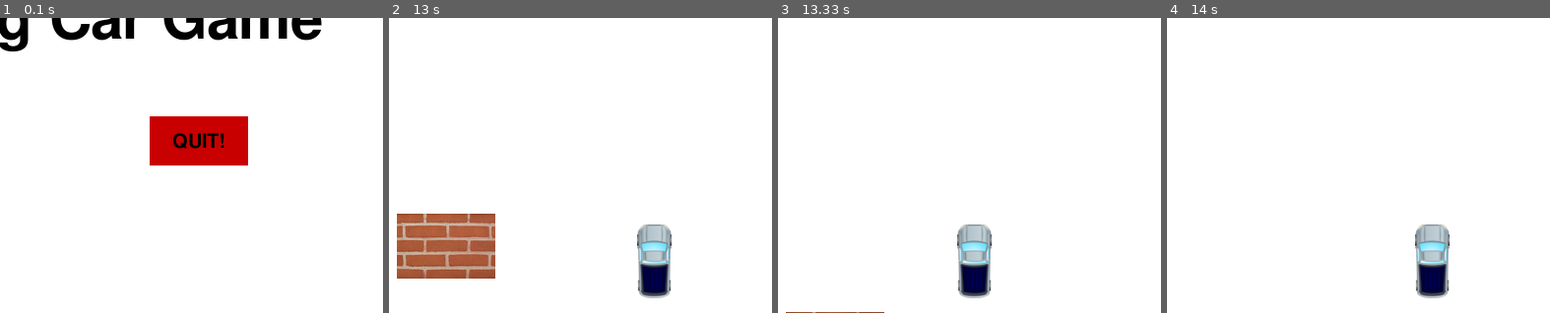
Above: before the commit, frames 1-4 (left to right).
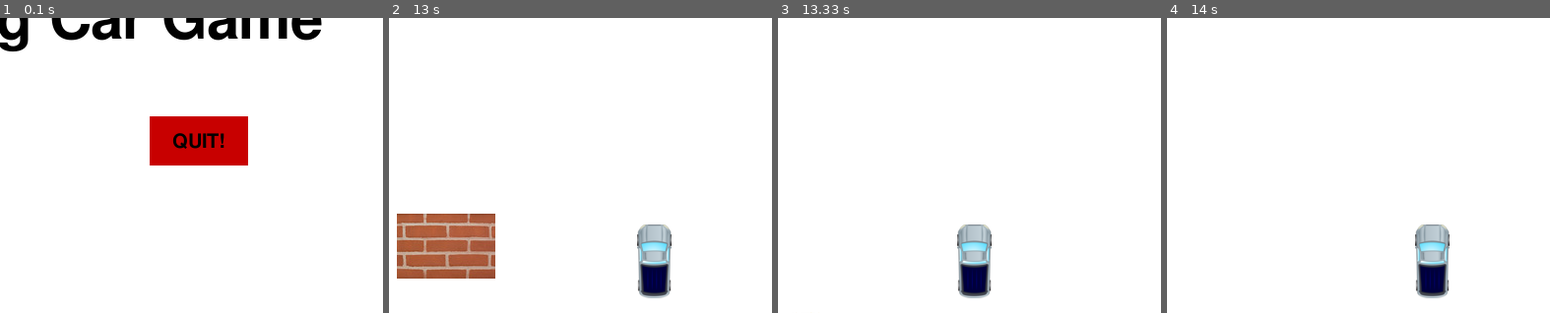
Above: after the commit, the same moments.

Repository: yan-ren/Pygame_playground
Game: pygame game, started from racing_car/racing.py
The game is run twice, just before and just after one commit, with the same random seed, the same clock (stepped at 60 frames per second) and the same inputs.
Inputs (mouse positions are % of the whole screen's width and height, from its top left):
- Up to frame 1 (0.1 s): no input
- Up to frame 2 (13 s): click "GO!" at 0.38 s; click "Double Players" at 0.72 s; hold A 1-1.53 s; hold Left 1-1.53 s; move the mouse to (34, 74) at 1.03 s; hold Left 1.57-2.1 s; hold A 1.57-2.1 s; hold Left 2.13-2.53 s; hold A 2.13-2.53 s; hold Right 2.57-3.2 s; hold D 2.57-3.2 s; hold Left 3.23-3.7 s; hold A 3.23-3.7 s; hold Right 3.73-4.2 s; hold D 3.73-4.2 s; hold Right 4.23-4.7 s; hold D 4.23-4.7 s; click "Level: 1" at 4.78 s; hold Left 5.07-5.6 s; hold A 5.07-5.6 s; hold Left 5.63-6.03 s; hold A 5.63-6.03 s; hold Right 6.07-6.7 s; hold D 6.07-6.7 s; hold Left 6.73-7.2 s; hold A 6.73-7.2 s; hold Right 7.23-7.7 s; hold D 7.23-7.7 s; hold Right 7.73-8.2 s; hold D 7.73-8.2 s; hold Left 8.23-8.77 s; hold A 8.23-8.77 s; hold Left 8.8-9.2 s; hold A 8.8-9.2 s; hold Right 9.23-9.87 s; hold D 9.23-9.87 s; hold Left 9.9-10.37 s; hold A 9.9-10.37 s; hold Right 10.4-10.87 s; hold D 10.4-10.87 s; hold Right 10.9-11.37 s; hold D 10.9-11.37 s; hold Left 11.4-11.93 s; hold A 11.4-11.93 s; hold Left 11.97-12.37 s; hold A 11.97-12.37 s; hold Right from 12.4 s (still down); hold D from 12.4 s (still down)
- Up to frame 3 (13.33 s): release Right at 13.03 s; release D at 13.03 s; hold Left from 13.07 s (still down); hold A from 13.07 s (still down)
- Up to frame 4 (14 s): release Left at 13.53 s; release A at 13.53 s; hold Right from 13.57 s (still down); hold D from 13.57 s (still down)
The pictures show only the part of the screen within x 45-95%, y 50-100%; the shares and areas given below are measured in that part.

Frames 1-2 are identical in both runs. In frame 3, less than 0.1% of the frame differs, in the area x 2-28%, y 99-100%; in frame 4, nothing differs.

Commit message:
fix two cars crash one same block at same time issue

Diff:
--- a/racing_car/racing.py
+++ b/racing_car/racing.py
@@ -5,12 +5,14 @@
 from modules.car import Car
 from modules.block import Block
 
-
+# pygame settings
 pygame.init()
 pygame.mixer.music.load("audio/HandClap.wav")
 display = pygame.display.set_mode((WINDOW_WIDTH, WINDOW_HEIGHT))
 pygame.display.set_caption('Race Car')
 pygame.display.set_icon(pygame.image.load('img/car_icon.png').convert_alpha())
+
+# load image
 car1_img = pygame.image.load('img/car1.png').convert_alpha()
 car2_img = pygame.image.load('img/car2.png').convert_alpha()
 explosion_img = pygame.image.load('img/explosion.png').convert_alpha()
@@ -19,10 +21,8 @@
 
 # Global Variable
 crash_sound = pygame.mixer.Sound("audio/Crash.wav")
-horn_sound = pygame.mixer.Sound("audio/horn.wav")
 clock = pygame.time.Clock()
 start_time = None
-# game object
 car1 = None
 car2 = None
 block_list = []
@@ -348,8 +348,20 @@
 
 
 def check_crash(car, blocks):
+    """method checks if one car crashes on one block"""
+
     for b in blocks:
         if utils.crash_detection(car, b) and not b.crashed:
+            b.crashed = True
+            return True
+    return False
+
+
+def check_two_cars_crash(car1, car2, blocks):
+    """method checks if two cars crash on the same block at the same time"""
+
+    for b in blocks:
+        if utils.crash_detection(car1, b) and utils.crash_detection(car2, b) and not b.crashed:
             b.crashed = True
             return True
     return False
@@ -484,43 +496,45 @@
             if event.type == pygame.KEYDOWN:
                 if event.key == pygame.K_p:
                     frame_pause()
-                if event.key == pygame.K_LEFT:
+                if event.key == pygame.K_LEFT and display_car1:
                     car1_left_key_pressed = True
                     car1.x_move = -5
-                elif event.key == pygame.K_RIGHT:
+                elif event.key == pygame.K_RIGHT and display_car1:
                     car1_right_key_pressed = True
                     car1.x_move = 5
-                if event.key == pygame.K_a:
+                if event.key == pygame.K_a and display_car2:
                     car2_left_key_pressed = True
                     car2.x_move = -5
-                elif event.key == pygame.K_d:
+                elif event.key == pygame.K_d and display_car2:
                     car2_right_key_pressed = True
                     car2.x_move = 5
             if event.type == pygame.KEYUP:
-                if event.key == pygame.K_RIGHT and car1_left_key_pressed:
-                    car1_right_key_pressed = False
-                    car1.x_move = -5
-                elif event.key == pygame.K_RIGHT:
-                    car1_right_key_pressed = False
-                    car1.x_move = 0
-                if event.key == pygame.K_LEFT and car1_right_key_pressed:
-                    car1_left_key_pressed = False
-                    car1.x_move = 5
-                elif event.key == pygame.K_LEFT:
-                    car1_left_key_pressed = False
-                    car1.x_move = 0
-                if event.key == pygame.K_d and car2_left_key_pressed:
-                    car2_right_key_pressed = False
-                    car2.x_move = -5
-                elif event.key == pygame.K_d:
-                    car2_right_key_pressed = False
-                    car2.x_move = 0
-                if event.key == pygame.K_a and car2_right_key_pressed:
-                    car2_left_key_pressed = False
-                    car2.x_move = 5
-                elif event.key == pygame.K_a:
-                    car2_left_key_pressed = False
-                    car2.x_move = 0
+                if display_car1:
+                    if event.key == pygame.K_RIGHT and car1_left_key_pressed:
+                        car1_right_key_pressed = False
+                        car1.x_move = -5
+                    elif event.key == pygame.K_RIGHT and display_car1:
+                        car1_right_key_pressed = False
+                        car1.x_move = 0
+                    if event.key == pygame.K_LEFT and car1_right_key_pressed:
+                        car1_left_key_pressed = False
+                        car1.x_move = 5
+                    elif event.key == pygame.K_LEFT:
+                        car1_left_key_pressed = False
+                        car1.x_move = 0
+                if display_car2:
+                    if event.key == pygame.K_d and car2_left_key_pressed:
+                        car2_right_key_pressed = False
+                        car2.x_move = -5
+                    elif event.key == pygame.K_d:
+                        car2_right_key_pressed = False
+                        car2.x_move = 0
+                    if event.key == pygame.K_a and car2_right_key_pressed:
+                        car2_left_key_pressed = False
+                        car2.x_move = 5
+                    elif event.key == pygame.K_a:
+                        car2_left_key_pressed = False
+                        car2.x_move = 0
 
         # movement variable handling
         # car stops on edge
@@ -558,16 +572,20 @@
             b.change_y()
 
         # car crashes on blocks
-        if check_crash(car1, block_list):
+        if check_two_cars_crash(car1, car2, block_list):
             pygame.mixer.Sound.play(crash_sound)
             car1.life = car1.life - 1
-            if car1.life < 0:
-                display_car1 = False
-        if check_crash(car2, block_list):
+            car2.life = car2.life - 1
+        elif check_crash(car1, block_list):
+            pygame.mixer.Sound.play(crash_sound)
+            car1.life = car1.life - 1
+        elif check_crash(car2, block_list):
             pygame.mixer.Sound.play(crash_sound)
             car2.life = car2.life - 1
-            if car2.life < 0:
-                display_car2 = False
+        if car1.life < 0:
+            display_car1 = False
+        if car2.life < 0:
+            display_car2 = False
         if not display_car1 and not display_car2:
             return current_time
         # block passes car, initialize block position
Not shown, changed: racing_car/README.md
